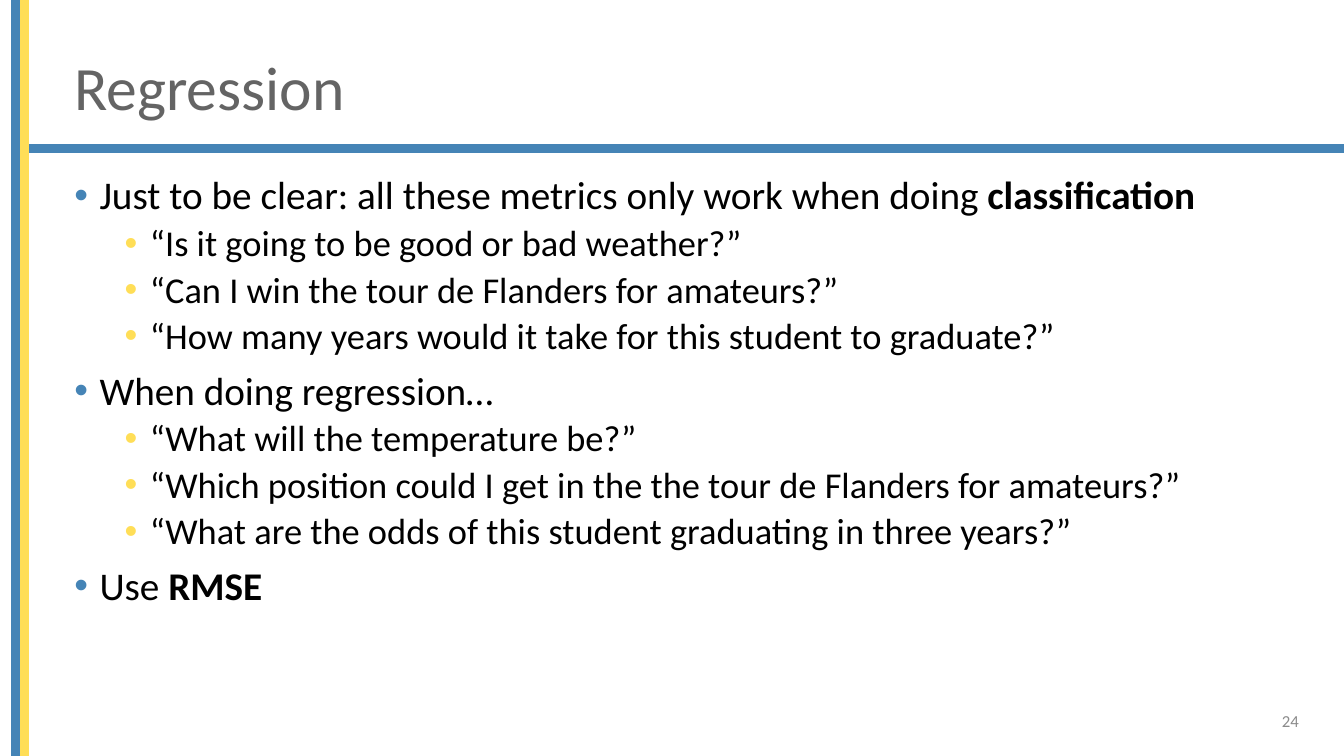
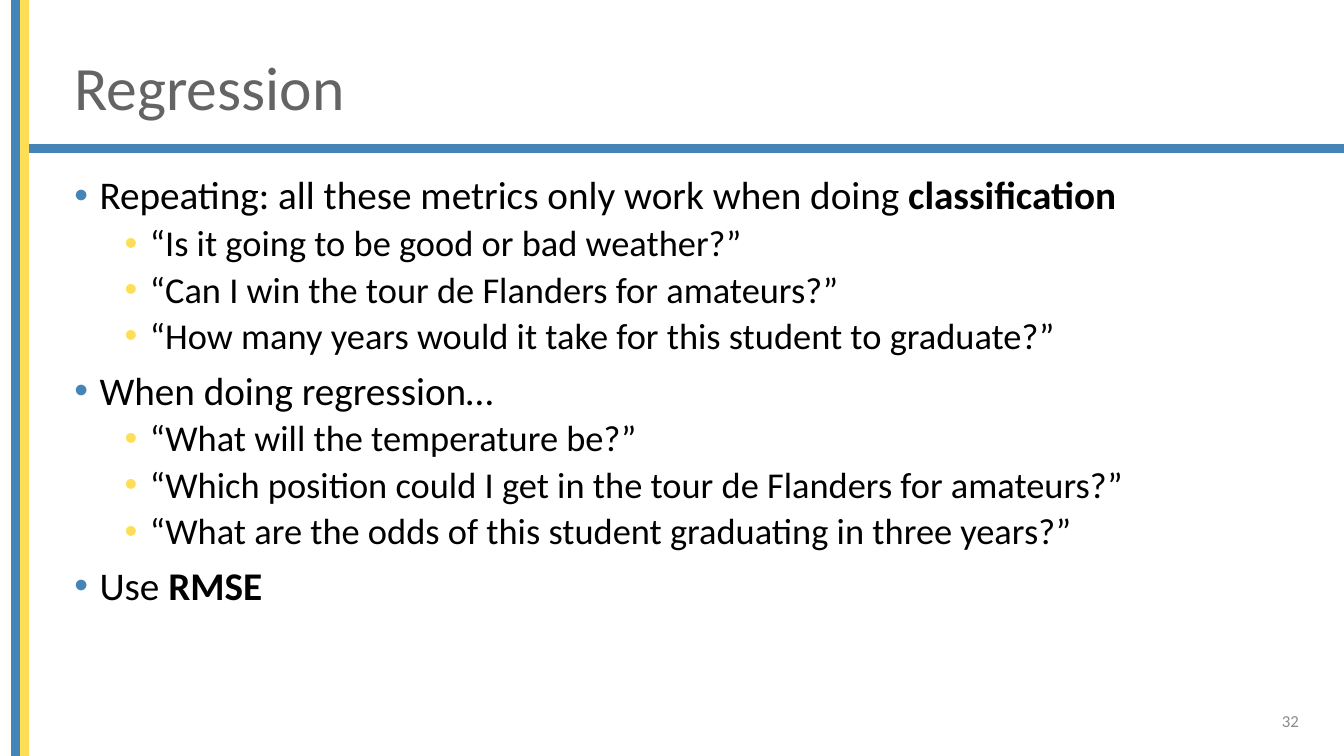
Before and after one commit to mjochen/Cello_AI, a slide deck: slide 32 of ppts/5 - Model quality.pptx (slide 24 before the commit). Drawn at 1344x756 pixels with LibreOffice and Linux fonts; fonts in the diff are those of the drawing; background and template pictures are left out. Boxes give left, top, right and bottom in pixels: in the first picture for what was removed or moved away, otherwise in the second. Text is boxed around its words. In the diff, an @@ line names an element or a change of style, - is before the commit and + after.

```diff
--- a/ppts/5 - Model quality.pptx
+++ b/ppts/5 - Model quality.pptx
@@ text at (100,181,1116,216): text changed @@
-• Just to be clear: all these metrics only work when doing classification
+• Repeating: all these metrics only work when doing classification
@@ text at (150,472,1123,505): text changed @@
-  • “Which position could I get in the the tour de Flanders for amateurs?”
+  • “Which position could I get in the tour de Flanders for amateurs?”
@@ page number at (1282,716,1299,727): text changed @@
-24
+32
```
Also in this commit, not shown: 7 other slides changed, 11 slides added, 3 slides removed, 41 other files.
